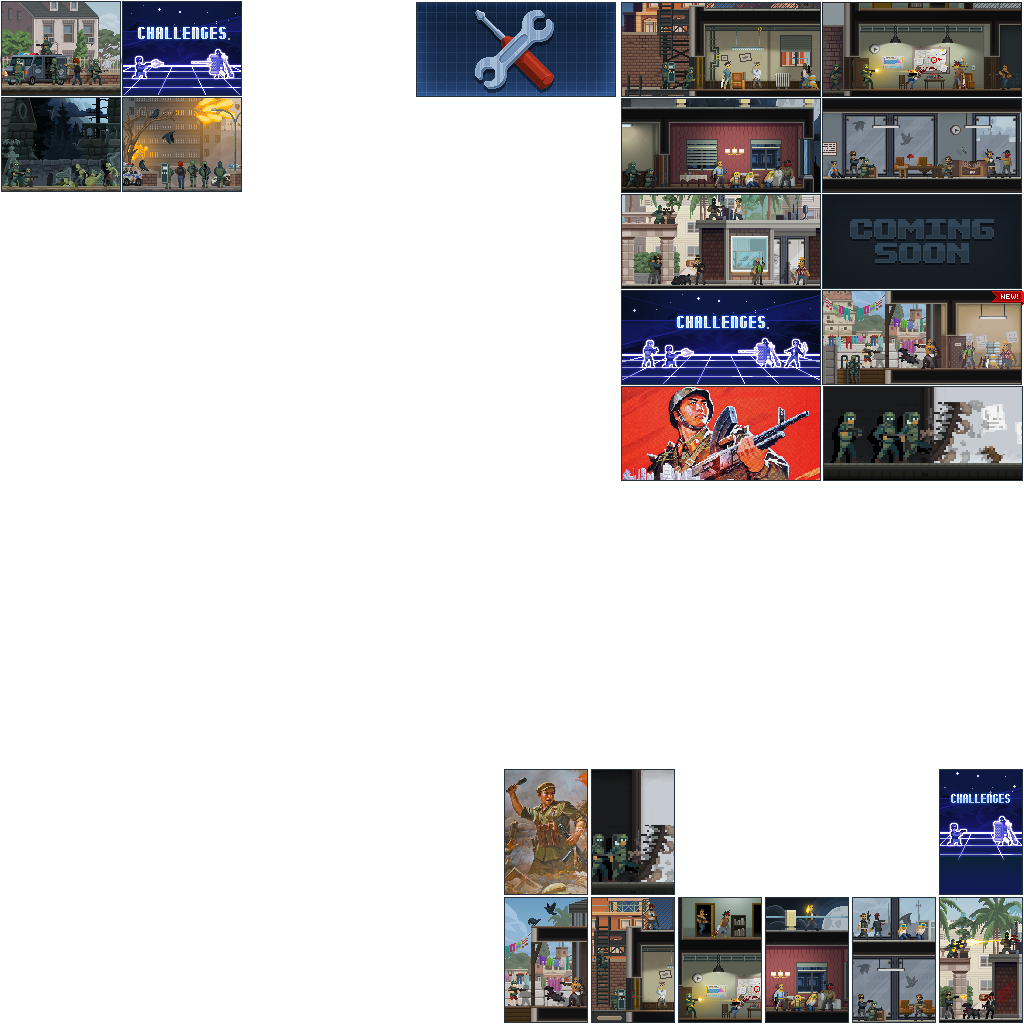
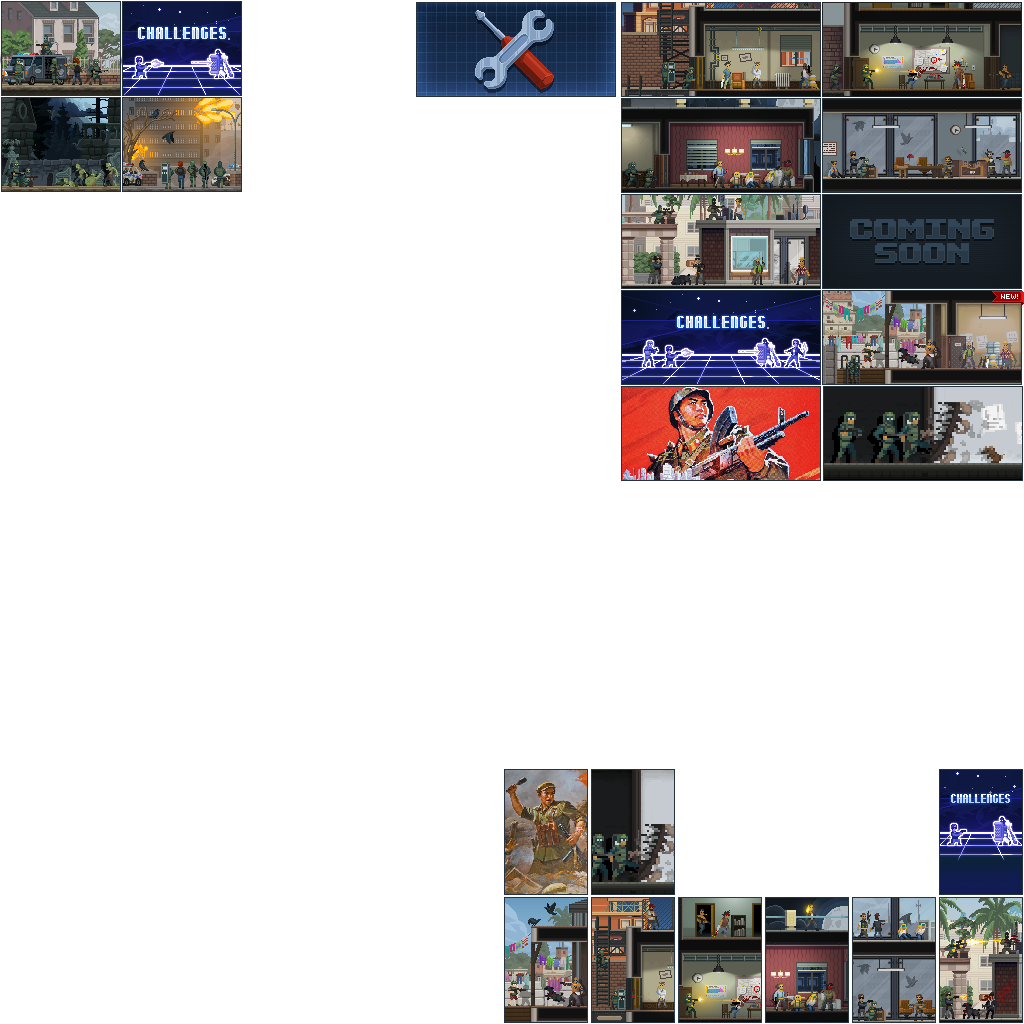
Layers edited between the first and the second 1024x1024 image:
removed layer "siege-side" from group "TALL" over [645, 824, 674, 825]
showed "SIEGE - TALL", painted on it over [645, 824, 674, 825]
